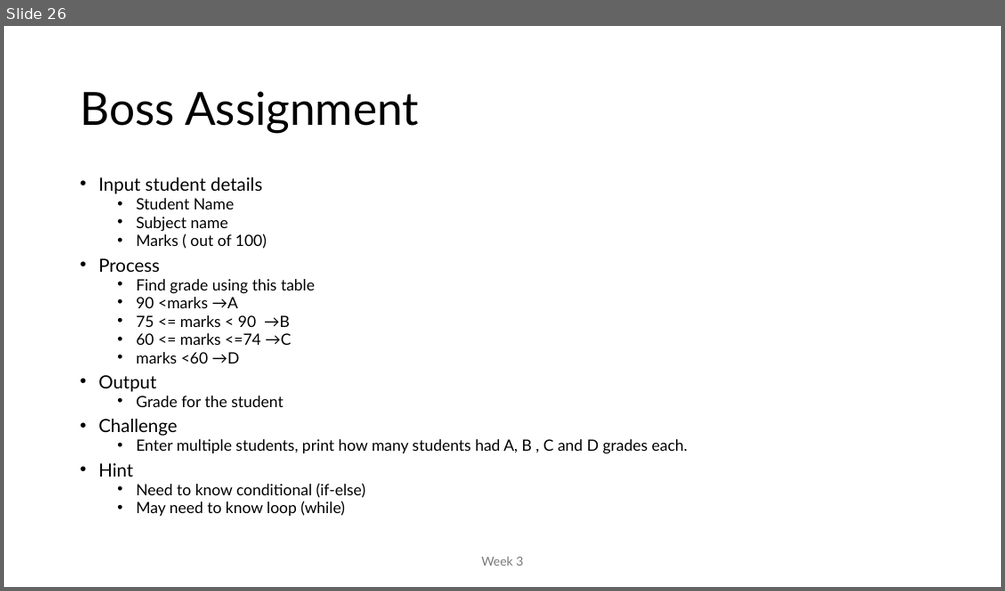
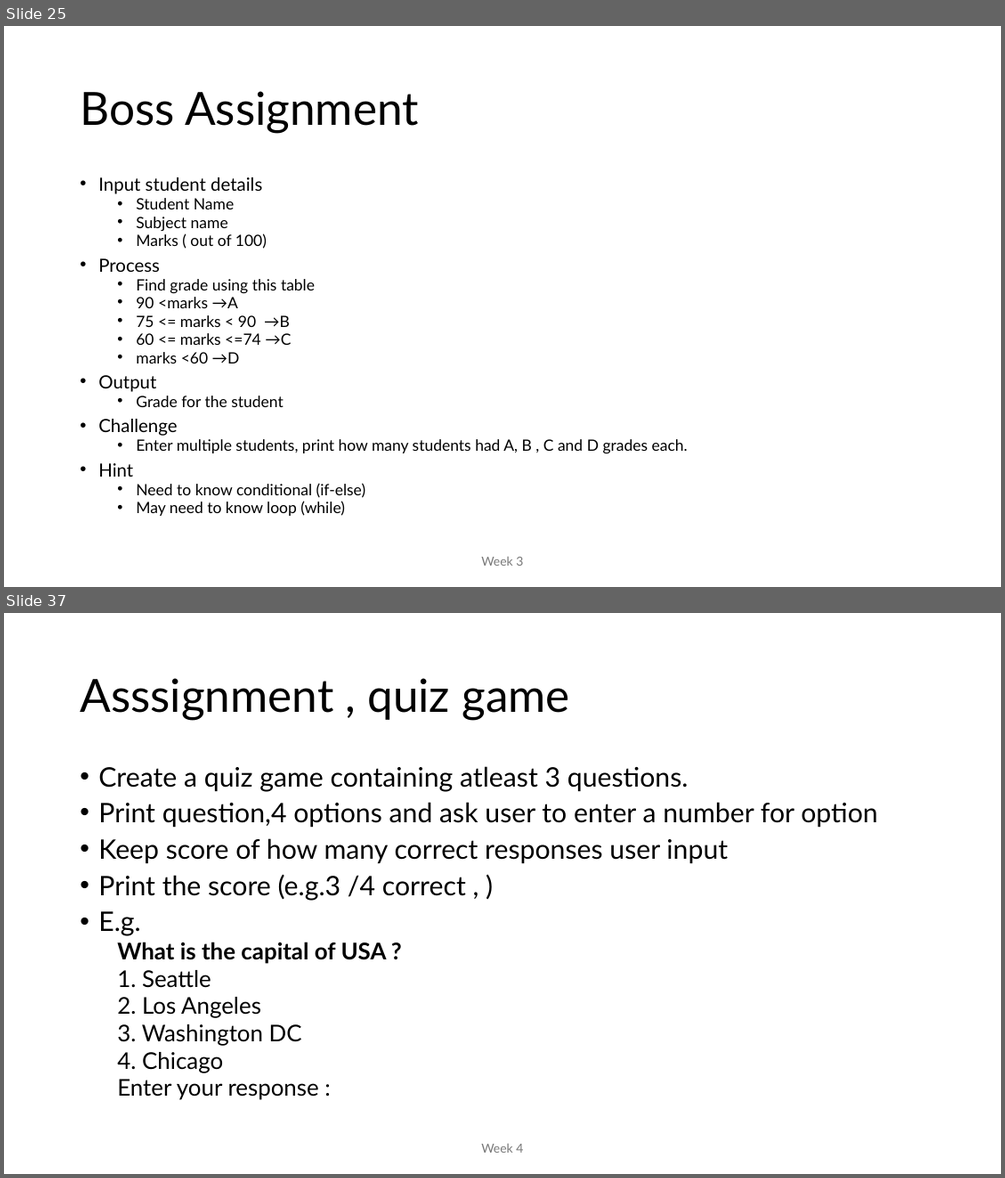
Before and after one commit to MoklaEducation/ems_fall_2025_cpp101, a slide deck: all/Intro to Programming_all.pptx. Shown one above the other, each under a label of ours: slide 26 before the commit, slides 25 and 37 after it; the slides between them are not shown. The pictures are 1005x591 and 1005x1178 pixels, drawn with LibreOffice and Linux fonts; fonts in the diff are those of the drawing. Boxes give left, top, right and bottom in pixels: in the first picture for what was removed or moved away, otherwise in the second. Text is boxed around its words. In the diff, an @@ line names an element or a change of style, - is before the commit and + after.

Commit message:
week 4

```diff
--- a/all/Intro to Programming_all.pptx
+++ b/all/Intro to Programming_all.pptx
@@ slide 37 added at [4,613,1001,1174], background #FFFFFF @@
@@ title added at [80,678,569,720], 44 pt, text #000000 @@
+Asssignment , quiz game
@@ text added at [98,766,878,1100], 25.9 pt, text #000000 @@
+• Create a quiz game containing atleast 3 questions.
+• Print question,4 options and ask user to enter a number for option
+• Keep score of how many correct responses user input
+• Print the score (e.g.3 /4 correct , )
+• E.g.
+  What is the capital of USA ?
+  1. Seattle
+  2. Los Angeles
+  3. Washington DC
+  4. Chicago
+  Enter your response :
@@ text added at [481,1143,523,1152], 12 pt, text #797979 @@
+Week 4
@@ what was slide 26 is now slide 25 @@
```
Also in this commit, not shown: 3 slides changed, 12 other slides added, 1 slide removed, 4 other files.
